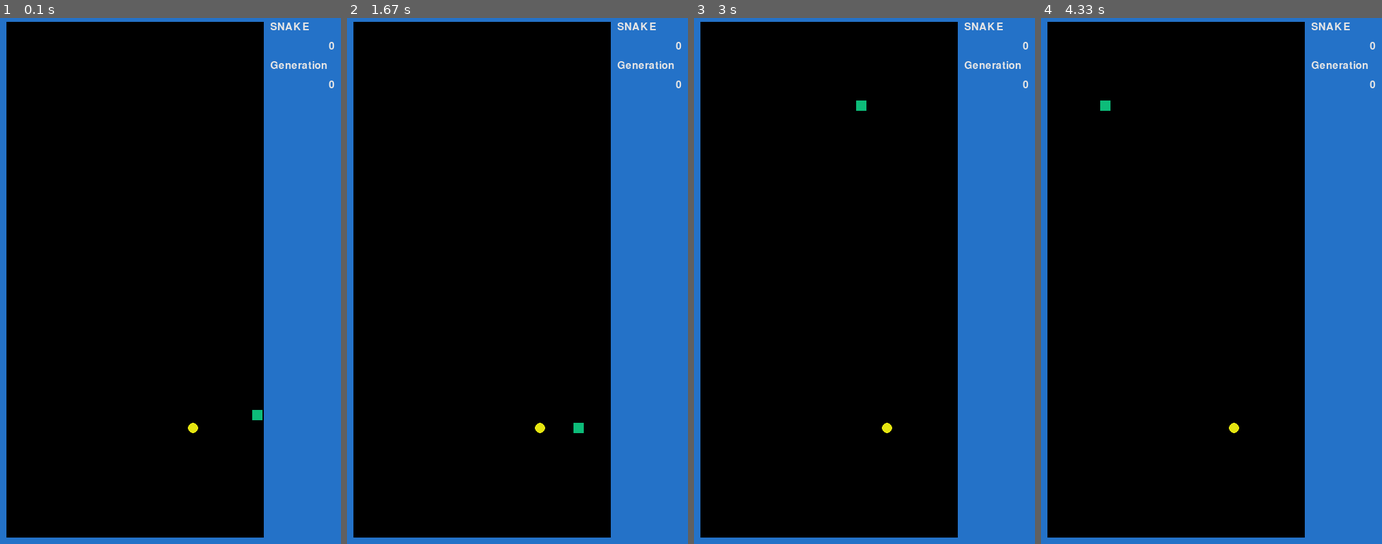
Above: before the commit, frames 1-4 (left to right).
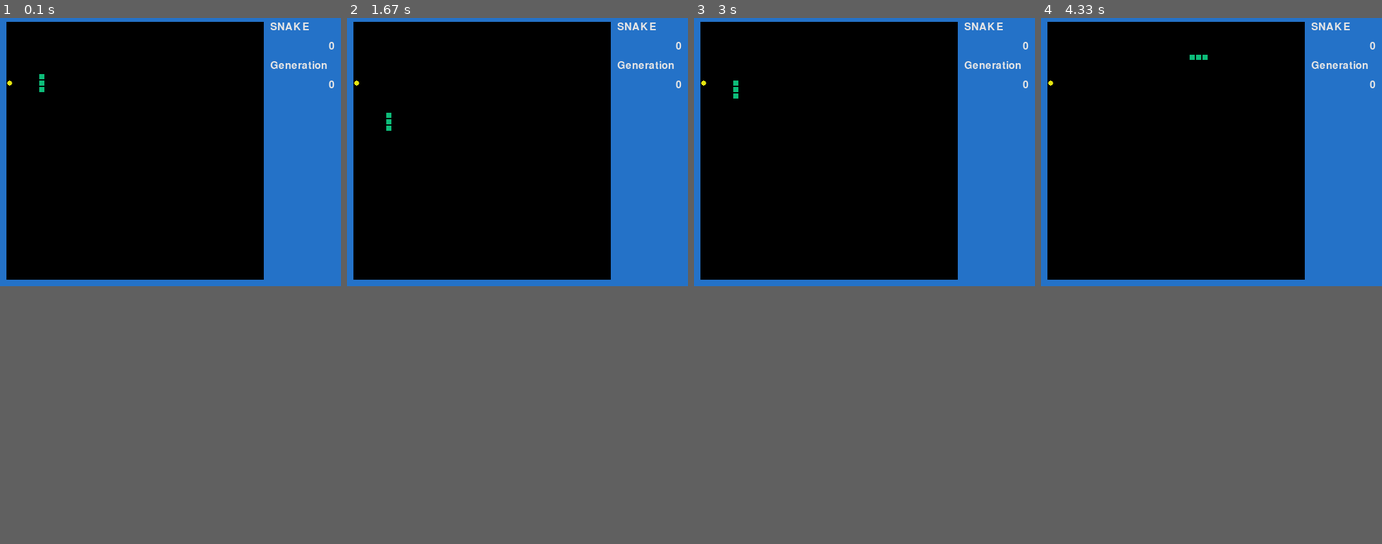
Above: after the commit, the same moments.

Repository: edramir18/pygame_snake
Game: pygame game, started from main.py
Same seed, same stepped clock (60 frames per second), same inputs: the game is played once before the commit and once after it.
Inputs:
- Up to frame 1 (0.1 s): no input
- Up to frame 2 (1.67 s): tap Space at 0.33, 0.73, 1.03, 1.23, 1.57 s
- Up to frame 3 (3 s): tap Space at 1.87, 2.07, 2.37, 2.63, 2.97 s
- Up to frame 4 (4.33 s): tap Space at 3.27, 3.4, 3.8, 4.1 s
In our replay, the window is 530x820 before the commit and 530x420 after it. These sizes can differ from the game's own. Grey fills any space a smaller window leaves; there, only what the larger window draws over its background counts as a difference.

The runs differ from the first frame. In frame 1, 14% of the frame differs, in the area x 0-100%, y 10-100%; in frame 2, 14%; in frame 3, 14%; in frame 4, 14%.

Commit message:
Rewrite neural network operation with bias

Diff:
--- a/brain.py
+++ b/brain.py
@@ -1,31 +1,34 @@
+from typing import List
+
 import numpy as np
 
 
 class Brain:
     def __init__(self, seed, generation: int):
         self.state = np.random.RandomState(seed)
-        self.inputs = 24
-        self.hidden = 16
-        self.outputs = 4
+        self.hidden = (16, 25)
+        self.outputs = (4, 17)
         if generation == 0:
-            self.syn0 = 2 * self.state.random((24, 4)) - 1  # type: np.ndarray
-            # self.syn1 = 2 * self.state.random((16, 16)) - 1  # type: np.ndarray
-            # self.syn2 = 2 * self.state.random((16, 4)) - 1  # type: np.ndarray
+            self.syn0 = 2 * self.state.random(self.hidden) - 1
+            # type: np.ndarray
+            self.syn1 = 2 * self.state.random(self.outputs) - 1
+            # type: np.ndarray
         else:
-            self.syn0 = np.zeros((24, 4), dtype=float)
-            # self.syn1 = np.zeros((16, 16), dtype=float)
-            # self.syn2 = np.zeros((16, 4), dtype=float)
+            self.syn0 = np.zeros(self.hidden, dtype=float)
+            self.syn1 = np.zeros(self.outputs, dtype=float)
         self.fitness = 0
         self.generation = generation
 
-    def think(self, data):
+    def think(self, data: List[float]):
+        data.append(1.0)
         l0 = np.array(data)
-        np.reshape(l0, (1, -1))
-        l1 = self.sigmoid(np.dot(l0, self.syn0))
-        # l2 = self.sigmoid(np.dot(l1, self.syn1))
-        # l3 = self.sigmoid(np.dot(l2, self.syn2))
-        idx, _ = max([(k, w) for k, w in enumerate(l1)], key=lambda x: x[1])
-        return idx
+        l0 = l0.reshape((-1, 1))
+        l1 = self.sigmoid(np.dot(self.syn0, l0))
+        one = np.ones((1, 1))
+        l1 = np.concatenate((l1, one))
+        l2 = self.sigmoid(np.dot(self.syn1, l1))
+        idx = np.argmax(l2, axis=0)
+        return idx[0]
 
     @staticmethod
     def sigmoid(x):
--- a/evolution.py
+++ b/evolution.py
@@ -11,7 +11,7 @@
         self.population = len(brains)
         self.elite = int(self.population * 0.2)
         self.mutation_rate = mutation
-        self.parents = list()  # type: List[Brain]
+        self.elites = list()  # type: List[Brain]
         self.parent_ids = list()  # type: List[int]
         self.offsprings = list()  # type: List[Brain]
         self.seed = seed
@@ -19,60 +19,51 @@
 
     def selection(self):
         self.brains.sort(key=lambda x: x.fitness, reverse=True)
-        self.parents = self.brains[:self.elite]
-        total = sum([b.fitness for b in self.parents], 0.0)
+        self.elites = self.brains[:self.elite]
+        total = sum([b.fitness for b in self.brains], 0.0)
         dices = np.sort(np.random.sample((self.population - self.elite) * 2))
         idx = 0
-        percent = self.parents[0].fitness / total
+        percent = self.brains[0].fitness / total
         for roll in dices:
             while roll > percent:
                 idx += 1
-                percent += self.parents[idx].fitness / total
+                percent += self.brains[idx].fitness / total
             self.parent_ids.append(idx)
-        np.random.shuffle(self.parents)
+        np.random.shuffle(self.parent_ids)
 
     def crossover(self):
         a = [True, False]
-        inputs = (self.brains[0].inputs, self.brains[0].outputs)
-        layer0 = (self.brains[0].hidden, self.brains[0].hidden)
-        outputs = (self.brains[0].hidden, self.brains[0].outputs)
+        l0 = self.brains[0].hidden
+        l1 = self.brains[0].outputs
         p = [0.5, 0.5]
         for i in range(self.population - self.elite):
-            p1 = self.parents[self.parent_ids[i]]
-            p2 = self.parents[self.parent_ids[i + 1]]
-            cross0 = np.random.choice(a, inputs, p=p)
-            # cross1 = np.random.choice(a, layer0, p=p)
-            # cross2 = np.random.choice(a, outputs, p=p)
+            p1 = self.brains[self.parent_ids[i]]
+            p2 = self.brains[self.parent_ids[i + 1]]
+            cross0 = np.random.choice(a, l0, p=p)
+            cross1 = np.random.choice(a, l1, p=p)
             offspring = Brain(self.seed * self.population + i, self.generation)
             offspring.syn0 = np.where(cross0, p1.syn0, p2.syn0)
-            # offspring.syn0 = np.array(p1.syn0)
-            # offspring.syn1 = np.where(cross1, p1.syn1, p2.syn1)
-            # offspring.syn2 = np.where(cross2, p1.syn2, p2.syn2)
-            # offspring.syn2 = np.array(p2.syn2)
+            offspring.syn1 = np.where(cross1, p1.syn1, p2.syn1)
             self.offsprings.append(offspring)
 
     def mutation(self):
         a = [True, False]
-        inputs = (self.brains[0].inputs, self.brains[0].outputs)
-        layer0 = (self.brains[0].hidden, self.brains[0].hidden)
-        outputs = (self.brains[0].hidden, self.brains[0].outputs)
+        l0 = self.brains[0].hidden
+        l1 = self.brains[0].outputs
         p = [self.mutation_rate, 1 - self.mutation_rate]
         for i in range(self.population - self.elite):
-            mut0 = np.random.choice(a, inputs, p=p)
-            cro0 = 2 * np.random.random(inputs) - 1
-            # mut1 = np.random.choice(a, layer0, p=p)
-            # cro1 = 2 * np.random.random(layer0) - 1
-            # mut2 = np.random.choice(a, outputs, p=p)
-            # cro2 = 2 * np.random.random(outputs) - 1
+            mut0 = np.random.choice(a, l0, p=p)
+            cro0 = 2 * np.random.random(l0) - 1
+            mut1 = np.random.choice(a, l1, p=p)
+            cro1 = 2 * np.random.random(l1) - 1
             offspring = self.offsprings[i]
             offspring.syn0 = np.where(mut0, cro0, offspring.syn0)
-            # offspring.syn1 = np.where(mut1, cro1, offspring.syn1)
-            # offspring.syn2 = np.where(mut2, cro2, offspring.syn2)
+            offspring.syn1 = np.where(mut1, cro1, offspring.syn1)
 
     def evolve(self):
         self.selection()
         self.crossover()
         self.mutation()
         for i in range(self.elite):
-            self.offsprings.append(self.parents[i])
-        return self.offsprings
+            self.elites[i].generation = self.generation
+        return self.elites + self.offsprings
--- a/game.py
+++ b/game.py
@@ -40,8 +40,7 @@
             if snake.fitness > self.best_fitness:
                 self.best_fitness = snake.fitness
             self.avg_fitness += snake.fitness
-            print(f'Snake {snake.brain.generation:3}:{snake.snk_id:<5}'
-                  f'Score: {snake.fitness:10.4f} '
+            print(f'{self.generation}> {snake}'
                   f'Best: {self.best_fitness:10.4f} '
                   f'AVG: {self.avg_fitness/(self.current_id + 1):10.4f}')
             self.reset_game()
--- a/main.py
+++ b/main.py
@@ -6,14 +6,15 @@
 from game import Game
 from game_view import GameView
 
-population = 500
+population = 10
 generations = 200
 fps = 60
-mutation = 0.10
-width = 20
+mutation = 0.05
+width = 40
 height = 40
-seed = 2020
-tile = 20
+seed = 1981
+tile = 10
+top = 3
 
 
 def run():
@@ -60,6 +61,8 @@
             else:
                 print(f'Generation: {game.generation:5} '
                       f'Fitness {game.best_fitness}')
+                for i in range(top):
+                    game.snakes[i].save()
                 game.next_generation()
     pg.quit()
 
--- a/snake.py
+++ b/snake.py
@@ -1,3 +1,5 @@
+import json
+import os
 from typing import Set, List
 import numpy as np
 from brain import Brain
@@ -9,7 +11,7 @@
         self.snk_id = snk_id
         self.body = set()  # type: Set[Coord]
         self.body.add(pos)
-        self.path = [pos]
+        self.path = [pos, pos, pos]
         self.head = pos
         self.brain = brain
         self.is_dead = False
@@ -46,7 +48,28 @@
         self.path.append(self.path[-1])
 
     def calculate_fitness(self):
-        fitness = self.steps + (np.power(2, self.points) + 500 * self.points)
-        fitness -= 0.25 * np.power(self.steps, 1.3) * np.power(self.points, 1.2)
+        # fitness = self.steps + (np.power(2, self.points) + 500 * self.points)
+        # fitness -= 0.25 * np.power(self.steps, 1.3) * np.power(self.points, 1.2)
+        fitness = self.steps * self.steps * np.power(2, self.points)
         self.fitness = fitness
         self.brain.fitness = fitness
+
+    def __str__(self):
+        return (f'Snake{self.brain.generation:4}:{self.snk_id:<5} '
+                f'{self.points:3} points Life: {self.life:4} '
+                f'Score: {self.fitness:10.4f} ')
+
+    def save(self):
+        filename = f'data/{self.brain.generation}/snake_{self.snk_id}.json'
+        os.makedirs(os.path.dirname(filename), exist_ok=True)
+        with open(filename, 'w') as outfile:
+            data = {
+                'snk_id': self.snk_id,
+                'fitness': int(self.fitness),
+                'steps': int(self.steps),
+                'points': int(self.points),
+                'generation': self.brain.generation,
+                'l0': self.brain.syn0.tolist(),
+                'l1': self.brain.syn1.tolist()
+            }
+            json.dump(data, outfile)
Not shown, changed: README.md
Not shown, changed: .gitignore
